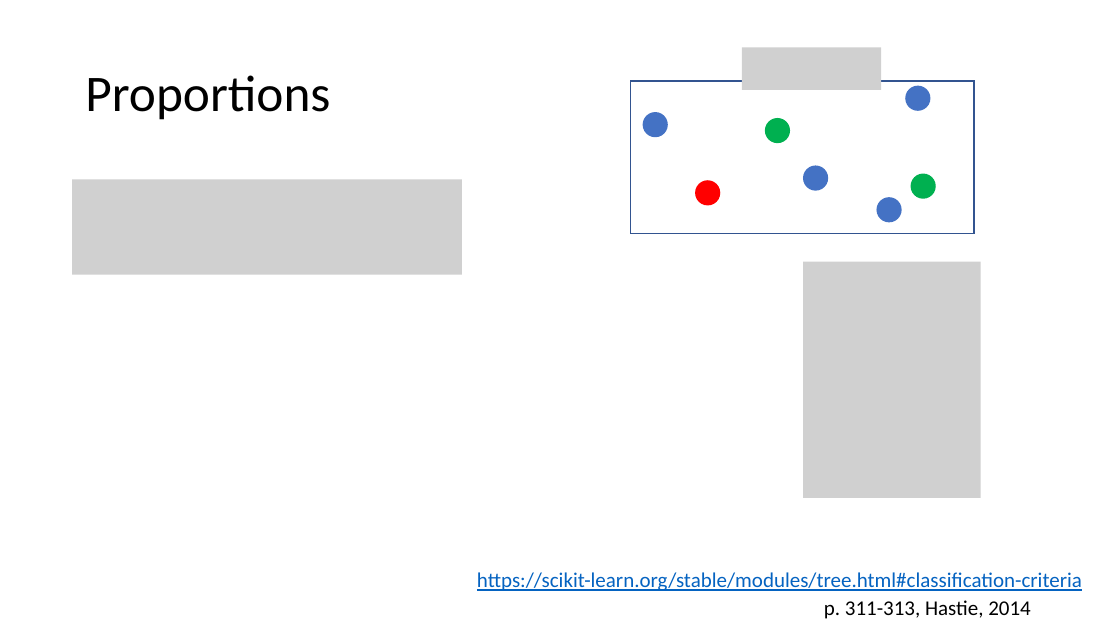
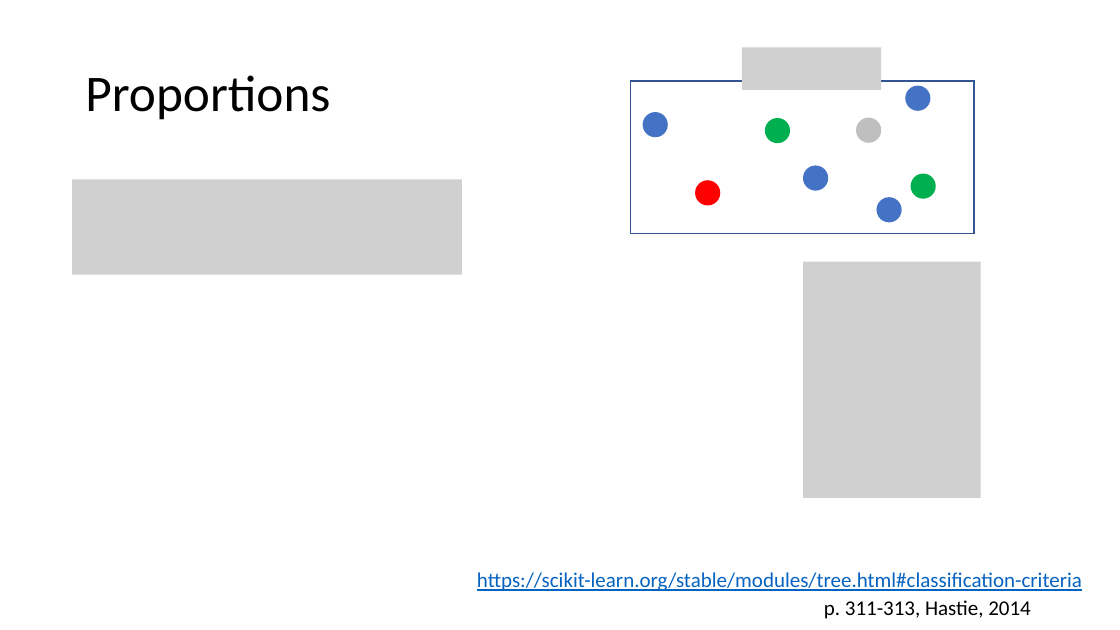
Before and after one commit to mathphysmx/teaching-ml, a slide deck: slide 10 of slides/08_ML_TreeBased.pptx. Drawn at 1120x630 pixels with LibreOffice and Linux fonts; fonts in the diff are those of the drawing; grey boxes stand for pictures. Boxes give left, top, right and bottom in pixels: in the first picture for what was removed or moved away, otherwise in the second. Text is boxed around its words. In the diff, an @@ line names an element or a change of style, - is before the commit and + after.

```diff
--- a/slides/08_ML_TreeBased.pptx
+++ b/slides/08_ML_TreeBased.pptx
@@ ellipse added at <box>856,118,881,143</box>, fill #BFBFBF @@
```
Also in this commit, not shown: 5 other slides changed, 4 other files.
